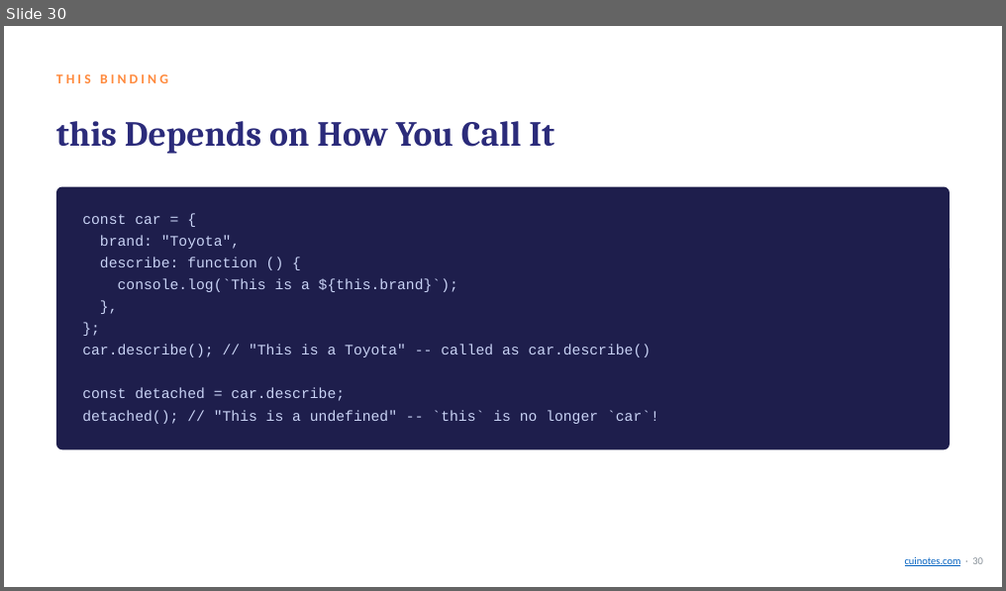
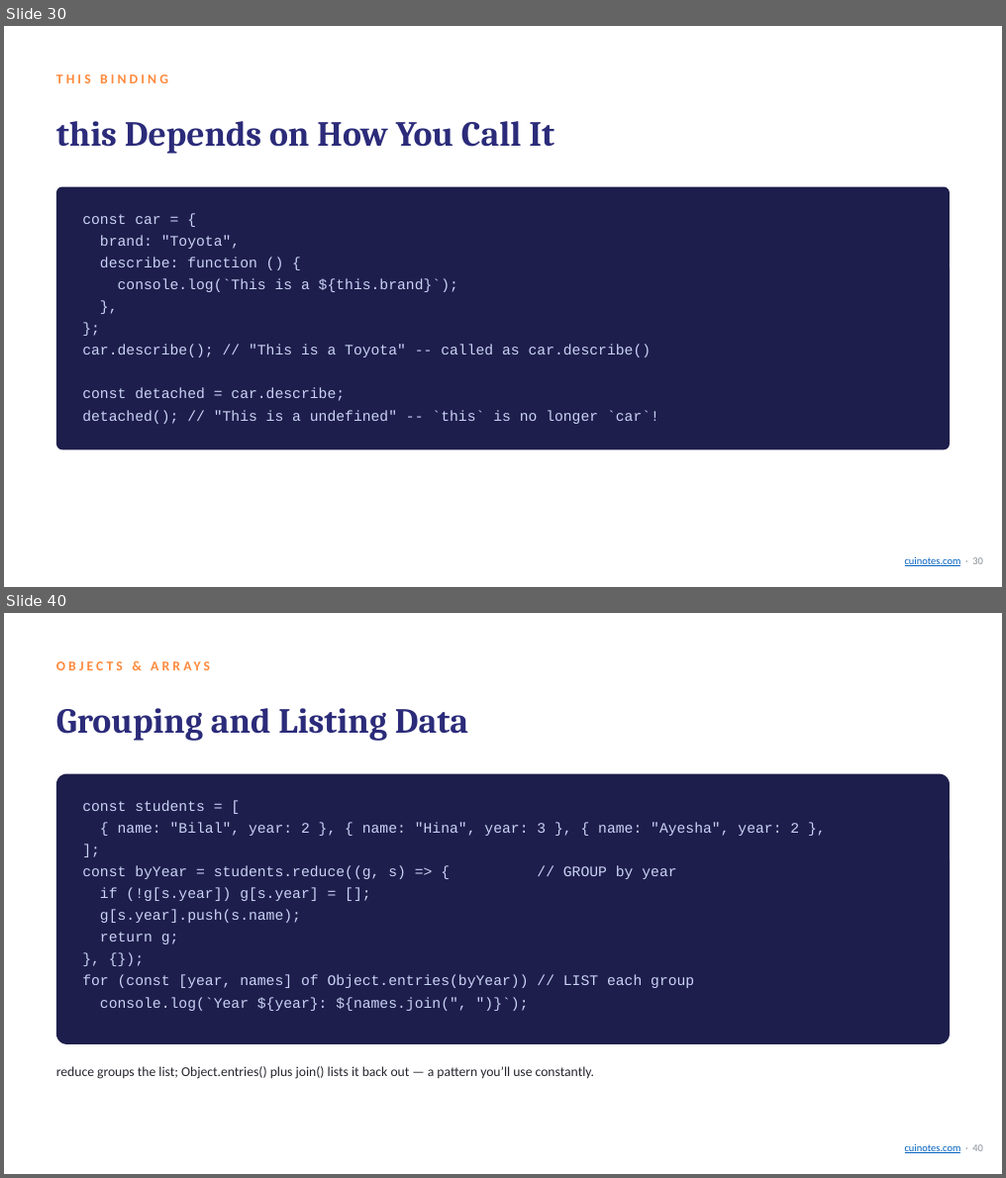
Before and after one commit to mua22/mern-web-book, a slide deck: slides/CSC336-Lecture-11-Core-JavaScript-ES6.pptx. Shown one above the other, each under a label of ours: slide 30 before the commit, slides 30 and 40 after it; the slides between them are not shown. The pictures are 1006x591 and 1006x1178 pixels, drawn with LibreOffice and Linux fonts; fonts in the diff are those of the drawing. Boxes give left, top, right and bottom in pixels: in the first picture for what was removed or moved away, otherwise in the second. Text is boxed around its words. In the diff, an @@ line names an element or a change of style, - is before the commit and + after.

```diff
--- a/slides/CSC336-Lecture-11-Core-JavaScript-ES6.pptx
+++ b/slides/CSC336-Lecture-11-Core-JavaScript-ES6.pptx
@@ slide 40 added at [4,613,1002,1174], background #FFFFFF @@
@@ text added at [56,651,880,680], 13 pt, text #FF8A3D, bold @@
+OBJECTS & ARRAYS
@@ text added at [56,708,468,741], 34 pt, text #2B2B7A, bold @@
+Grouping and Listing Data
@@ rounded rectangle added at [56,774,949,1045], fill #1E1E4C @@
@@ text added at [82,800,799,1011], 14 pt, text #C9D3F5 @@
+const students = [
+{ name: "Bilal", year: 2 }, { name: "Hina", year: 3 }, { name: "Ayesha", year: 2 },
+];
+const byYear = students.reduce((g, s) => { // GROUP by year
+if (!g[s.year]) g[s.year] = [];
+g[s.year].push(s.name);
+return g;
+}, {});
+for (const [year, names] of Object.entries(byYear)) // LIST each group
+console.log(`Year ${year}: ${names.join(", ")}`);
@@ text added at [56,1066,594,1079], 13 pt, text #26262F @@
+reduce groups the list; Object.entries() plus join() lists it back out — a pattern you’ll use constantly.
@@ text added at [905,1145,983,1154], 10 pt, text #0563C1, underline @@
+cuinotes.com · 40
```
Also in this commit, not shown: 10 slides changed, 3 other slides added, 1 slide removed, 1 other file.
